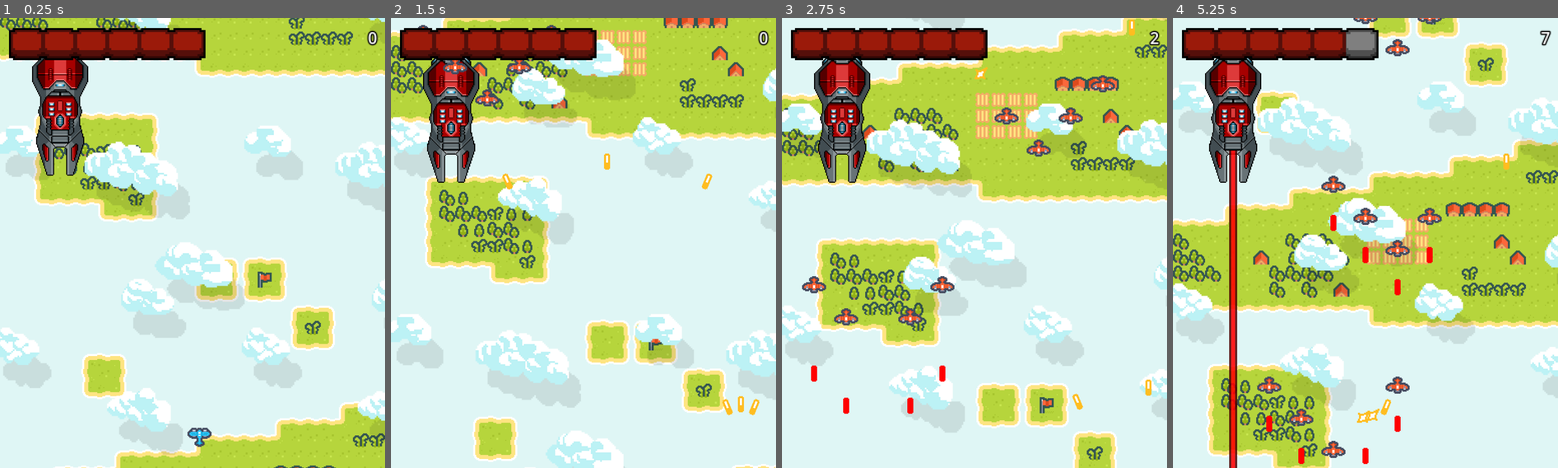
Above: before the commit, frames 1-4 (left to right).
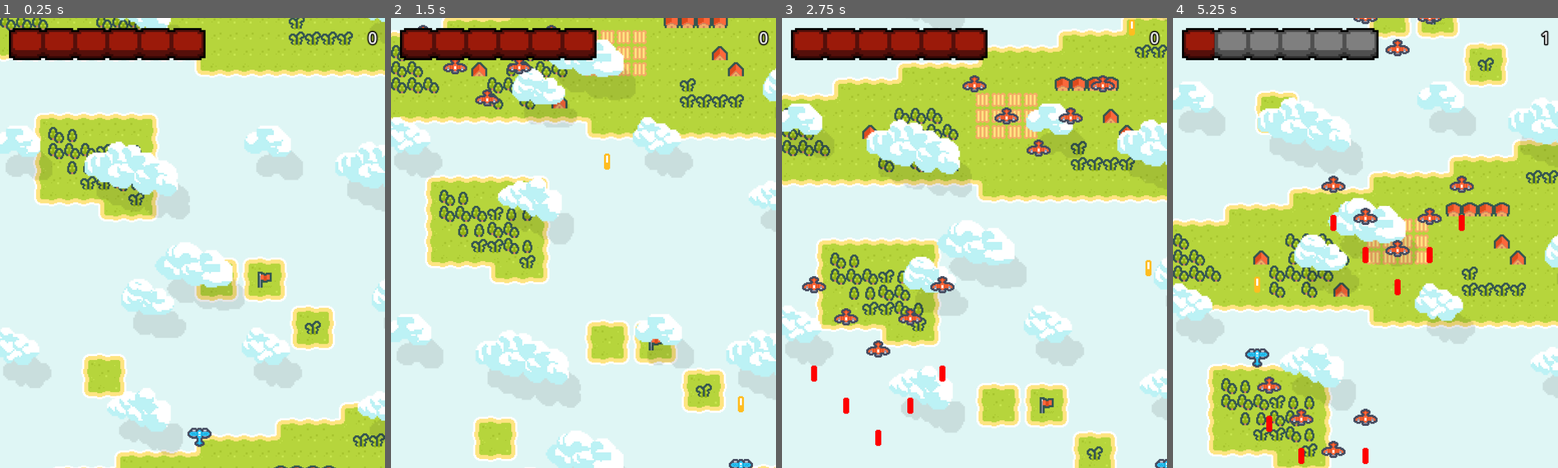
Above: after the commit, the same moments.

Repository: ProsaurusRex/Bullet-Hell-Lessons
Game: Godot game, scene res://game.tscn
Two runs of this game, one before a commit and one after it. Both use one fixed random seed, a clock stepped at 60 frames per second and the inputs below.
Inputs:
- Up to frame 1 (0.25 s): no input
- Up to frame 2 (1.5 s): hold D (p1_right) 0.53-1.28 s; tap Space (p1_shoot) at 0.6, 1.35 s; hold S (p1_down) from 1.28 s (still down)
- Up to frame 3 (2.75 s): release S (p1_down) at 2.03 s; hold D (p1_right) from 2.03 s (still down); tap Space (p1_shoot) at 2.1 s
- Up to frame 4 (5.25 s): release D (p1_right) at 2.78 s; hold W (p1_up) 2.78-3.53 s; tap Space (p1_shoot) every 0.75 s from 2.85 to 5.1 s; hold A (p1_left) 3.53-5.03 s; hold S (p1_down) from 5.03 s (still down)

The runs differ from the first frame. In frame 1, 2.8% of the frame differs, in the area x 8-23%, y 8-36%; in frame 2, 3.2%; in frame 3, 3.7%; in frame 4, 7.6%, in the area x 8-99%, y 2-100%.

Commit message:
Powerups

Diff:
--- a/Enemies/Boss/boss.gd
+++ b/Enemies/Boss/boss.gd
@@ -3,6 +3,7 @@
 
 @export var bullet_manager: Node2D
 @export var target: Node2D
+@export var reward: PackedScene
 
 var number_of_turrets
 var initial_position
@@ -29,4 +30,7 @@
 func turret_destroyed():
 	number_of_turrets -= 1
 	if number_of_turrets <= 0:
+		var new_reward = reward.instantiate()
+		new_reward.position = position
+		bullet_manager.add_child(new_reward)
 		queue_free()
--- a/Enemies/Boss/boss.tscn
+++ b/Enemies/Boss/boss.tscn
@@ -1,12 +1,14 @@
-[gd_scene load_steps=5 format=3 uid="uid://cqaf11k5fl3f0"]
+[gd_scene load_steps=6 format=3 uid="uid://cqaf11k5fl3f0"]
 
 [ext_resource type="Script" path="res://Enemies/Boss/boss.gd" id="1_0vxhl"]
 [ext_resource type="Texture2D" uid="uid://rrrl60gd48c8" path="res://Sprites/Boss/body_02.png" id="1_nwqq2"]
 [ext_resource type="PackedScene" uid="uid://dcsm5vbijr6b" path="res://Enemies/Boss/boss_cannon.tscn" id="2_6crng"]
+[ext_resource type="PackedScene" uid="uid://lajra1vhadhc" path="res://powerup.tscn" id="2_fj8ig"]
 [ext_resource type="PackedScene" uid="uid://bb0sdndp41qhg" path="res://Enemies/Boss/laser_turret.tscn" id="4_tn0jb"]
 
 [node name="Boss" type="Node2D"]
 script = ExtResource("1_0vxhl")
+reward = ExtResource("2_fj8ig")
 
 [node name="Sprite2D" type="Sprite2D" parent="."]
 rotation = 1.5708
--- a/Enemies/Boss/boss_cannon.gd
+++ b/Enemies/Boss/boss_cannon.gd
@@ -8,12 +8,14 @@
 @export var bullet_scene: PackedScene
 @export var bullet_manager: Node2D
 @export var target: Node2D
+@export var bullet_cooldown = 0.5
+@export var freeze_duration = 0.0
 
 # Other variables
 var health = 10
 var rotation_speed = PI/4
-@export var bullet_cooldown = 0.5
 var time_since_firing = 0.0
+var freeze_rotation = false
 
 
 func _ready() -> void:
@@ -21,7 +23,7 @@
 
 
 func _physics_process(delta: float) -> void:
-	if is_instance_valid(target):
+	if is_instance_valid(target) and not freeze_rotation:
 		look_at(target.position)
 
 	time_since_firing += delta
@@ -31,10 +33,16 @@
 
 
 func attack():
+	if freeze_duration > 0:
+		freeze_rotation = true
+		await get_tree().create_timer(freeze_duration).timeout
 	var new_bullet: Area2D = bullet_scene.instantiate()
 	new_bullet.transform = gun_marker.global_transform
 	new_bullet.modulate = Color("red")
 	bullet_manager.add_child(new_bullet)
+	#if freeze_duration > 0:
+		#await get_tree().create_timer(freeze_duration).timeout
+		#freeze_rotation = false
 
 
 func destroy():
--- a/Enemies/Boss/laser_turret.tscn
+++ b/Enemies/Boss/laser_turret.tscn
@@ -7,10 +7,11 @@
 [sub_resource type="CircleShape2D" id="CircleShape2D_g0rp6"]
 radius = 17.1172
 
-[node name="Laser" type="Area2D"]
+[node name="LaserTurret" type="Area2D"]
 script = ExtResource("1_jfwqa")
 bullet_scene = ExtResource("2_sds5o")
 bullet_cooldown = 5.0
+freeze_duration = 0.5
 
 [node name="Sprite2D" type="Sprite2D" parent="."]
 rotation = 1.5708
--- /dev/null
+++ b/Enemies/cannon_enemy.tscn
@@ -0,0 +1,15 @@
+[gd_scene load_steps=4 format=3 uid="uid://bvjn13dvjnvvx"]
+
+[ext_resource type="Script" path="res://Enemies/turret_enemy.gd" id="1_4yr3i"]
+[ext_resource type="Texture2D" uid="uid://b54wka86aojap" path="res://Sprites/Boss/body_01a.png" id="1_hmq2s"]
+[ext_resource type="PackedScene" uid="uid://dcsm5vbijr6b" path="res://Enemies/Boss/boss_cannon.tscn" id="2_a7xko"]
+
+[node name="CannonEnemy" type="Node2D"]
+script = ExtResource("1_4yr3i")
+
+[node name="Body01a" type="Sprite2D" parent="."]
+rotation = 1.5708
+texture = ExtResource("1_hmq2s")
+
+[node name="BossCannon" parent="." instance=ExtResource("2_a7xko")]
+bullet_cooldown = 0.2
--- a/Enemies/laser_enemy.tscn
+++ b/Enemies/laser_enemy.tscn
@@ -12,3 +12,4 @@
 texture = ExtResource("1_l27l0")
 
 [node name="Turret" parent="." instance=ExtResource("2_1enx6")]
+freeze_duration = 0.5
--- a/Enemies/turret_enemy.gd
+++ b/Enemies/turret_enemy.gd
@@ -3,9 +3,11 @@
 
 @export var bullet_manager: Node2D
 @export var target: Node2D
-@export var destination: Vector2
+@export var destination_array: Array[Vector2]
 @export var targetting = false
 
+var speed = 100
+var destination: int = 0
 
 # Called when the node enters the scene tree for the first time.
 func _ready() -> void:
@@ -18,8 +20,12 @@
 
 
 func _physics_process(delta: float) -> void:
-	if destination:
-		position = lerp(position, destination, 0.2)
+	if not destination_array.is_empty():
+		if position.distance_squared_to(destination_array[destination]) > 1:
+			position.x = move_toward(position.x, destination_array[destination].x, speed * delta)
+			position.y = move_toward(position.y, destination_array[destination].y, speed * delta)
+		else:
+			destination = (destination + 1) % len(destination_array)
 
 
 func turret_destroyed():
--- a/bullet_manager.gd
+++ b/bullet_manager.gd
@@ -2,7 +2,7 @@
 extends Node2D
 
 @onready var explosion = preload("res://explosion.tscn")
-
+@export var medpack = preload("res://medpack.tscn")
 
 func create_explosion(pos: Vector2):
 	var new_explosion = explosion.instantiate()
--- a/game.tscn
+++ b/game.tscn
@@ -7,7 +7,6 @@
 [ext_resource type="PackedScene" uid="uid://bnoywjb27d21m" path="res://bullet.tscn" id="4_rs8is"]
 [ext_resource type="Texture2D" uid="uid://c1naoplovwnwx" path="res://Sprites/empty_bar.png" id="4_vv5gn"]
 [ext_resource type="Texture2D" uid="uid://miky8mi4ni4l" path="res://Sprites/health_bar.png" id="5_ah4lj"]
-[ext_resource type="PackedScene" uid="uid://rb1fysp0kmp7" path="res://Enemies/laser_enemy.tscn" id="8_34gan"]
 
 [sub_resource type="LabelSettings" id="LabelSettings_u5r7a"]
 outline_size = 5
@@ -29,13 +28,6 @@
 bullet_manager = NodePath("../Bullets")
 
 [node name="Enemies" type="Node2D" parent="."]
-
-[node name="LaserEnemy" parent="Enemies" node_paths=PackedStringArray("bullet_manager", "target") instance=ExtResource("8_34gan")]
-position = Vector2(60, -100)
-rotation = 1.5708
-bullet_manager = NodePath("../../Bullets")
-target = NodePath("../../Player")
-destination = Vector2(60, 100)
 
 [node name="Bullets" type="Node2D" parent="."]
 script = ExtResource("4_f8drj")
--- /dev/null
+++ b/medpack.gd
@@ -0,0 +1,12 @@
+class_name Medpack
+extends Area2D
+
+@export var speed = 100
+
+
+func _physics_process(delta: float) -> void:
+	position.y += speed * delta
+
+
+func _on_visible_on_screen_notifier_2d_screen_exited() -> void:
+	queue_free()
--- /dev/null
+++ b/medpack.tscn
@@ -0,0 +1,23 @@
+[gd_scene load_steps=4 format=3 uid="uid://c0bogr3ahv2t5"]
+
+[ext_resource type="Script" path="res://medpack.gd" id="1_si5nq"]
+[ext_resource type="Texture2D" uid="uid://6uo0gjiirekk" path="res://Sprites/Background/tileset.png" id="1_twknu"]
+
+[sub_resource type="RectangleShape2D" id="RectangleShape2D_h0ksu"]
+size = Vector2(12, 14)
+
+[node name="Medpack" type="Area2D"]
+script = ExtResource("1_si5nq")
+
+[node name="Sprite2D" type="Sprite2D" parent="."]
+texture = ExtResource("1_twknu")
+hframes = 12
+vframes = 10
+frame = 24
+
+[node name="CollisionShape2D" type="CollisionShape2D" parent="."]
+shape = SubResource("RectangleShape2D_h0ksu")
+
+[node name="VisibleOnScreenNotifier2D" type="VisibleOnScreenNotifier2D" parent="."]
+
+[connection signal="screen_exited" from="VisibleOnScreenNotifier2D" to="." method="_on_visible_on_screen_notifier_2d_screen_exited"]
--- a/player.gd
+++ b/player.gd
@@ -9,7 +9,7 @@
 @export var bullet_manager: Node2D
 var bullet_cooldown = 0.2
 var time_since_firing = 0.0
-var bullet_count = 3.0  # Float, so it can be used in division
+var bullet_count = 1.0  # Float, so it can be used in division
 const MAX_BULLET_COUNT = 5.0
 
 # Variables
@@ -31,8 +31,8 @@
 	position += direction * speed * delta
 
 	# Stop player going off-screen. Clamp takes a value, and fixes it within a certain range.
-	position.x = clamp(position.x, 0, 768)
-	position.y = clamp(position.y, 0, 896)
+	position.x = clamp(position.x, 0, 768/2)
+	position.y = clamp(position.y, 0, 896/2)
 
 	time_since_firing += delta  # Count how long since we've fired in seconds
 	if Input.is_action_pressed(shoot) and time_since_firing >= bullet_cooldown:
@@ -66,3 +66,10 @@
 				area.queue_free()
 	elif area is Enemy:
 		take_damage()
+	elif area is Powerup:
+		if bullet_count < MAX_BULLET_COUNT:
+			bullet_count += 1.0
+		area.queue_free()
+	elif area is Medpack:
+		damage_taken.emit(self, -1)
+		area.queue_free()
--- /dev/null
+++ b/powerup.gd
@@ -0,0 +1,12 @@
+class_name Powerup
+extends Area2D
+
+@export var speed = 100
+
+
+func _physics_process(delta: float) -> void:
+	position.y += speed * delta
+
+
+func _on_visible_on_screen_notifier_2d_screen_exited() -> void:
+	queue_free()
--- /dev/null
+++ b/powerup.tscn
@@ -0,0 +1,23 @@
+[gd_scene load_steps=4 format=3 uid="uid://lajra1vhadhc"]
+
+[ext_resource type="Texture2D" uid="uid://6uo0gjiirekk" path="res://Sprites/Background/tileset.png" id="1_t6fpn"]
+[ext_resource type="Script" path="res://powerup.gd" id="1_xsuh2"]
+
+[sub_resource type="RectangleShape2D" id="RectangleShape2D_muqot"]
+size = Vector2(12, 14)
+
+[node name="Powerup" type="Area2D"]
+script = ExtResource("1_xsuh2")
+
+[node name="Sprite2D" type="Sprite2D" parent="."]
+texture = ExtResource("1_t6fpn")
+hframes = 12
+vframes = 10
+frame = 25
+
+[node name="CollisionShape2D" type="CollisionShape2D" parent="."]
+shape = SubResource("RectangleShape2D_muqot")
+
+[node name="VisibleOnScreenNotifier2D" type="VisibleOnScreenNotifier2D" parent="."]
+
+[connection signal="screen_exited" from="VisibleOnScreenNotifier2D" to="." method="_on_visible_on_screen_notifier_2d_screen_exited"]
Not shown: 1 places in game.tscn that only renumber resources
